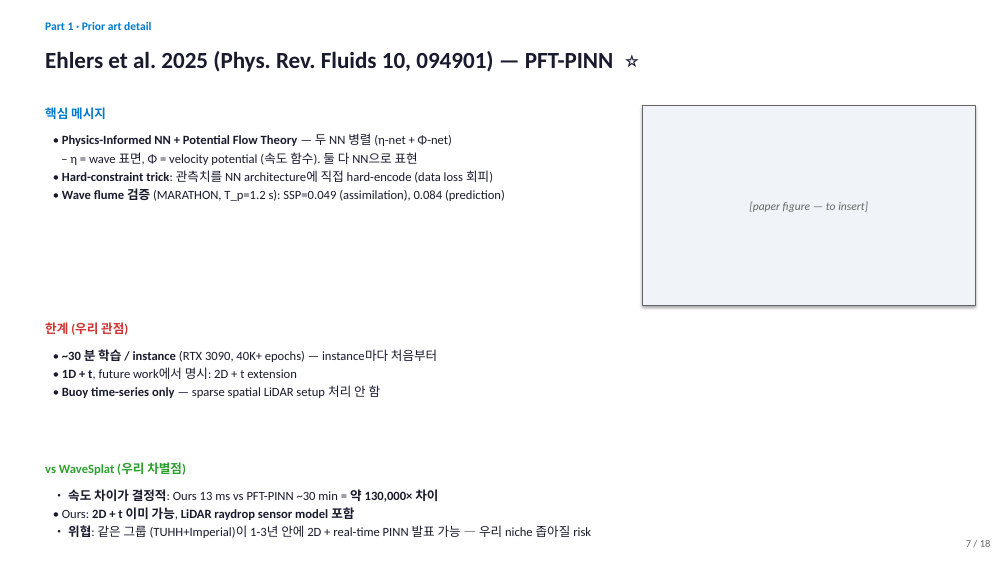
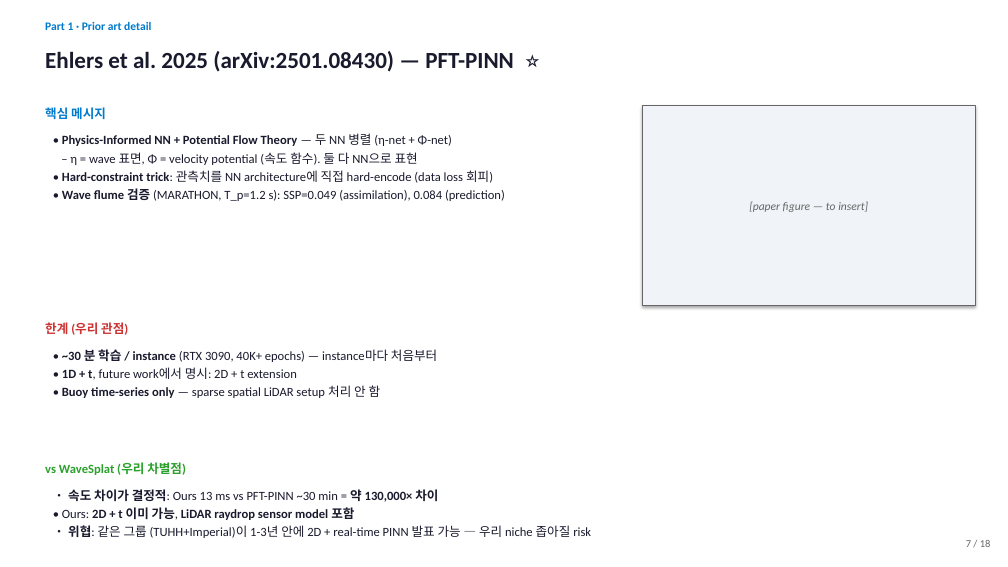
Before and after one commit to SAEYONGPARK94/wavesplat, a slide deck: slide 7 of wavesplat/docs/labmeeting_2026_05_13.pptx. Drawn at 1008x567 pixels with LibreOffice and Linux fonts; fonts in the diff are those of the drawing. Boxes give left, top, right and bottom in pixels: in the first picture for what was removed or moved away, otherwise in the second. Text is boxed around its words. In the diff, an @@ line names an element or a change of style, - is before the commit and + after.

```diff
--- a/wavesplat/docs/labmeeting_2026_05_13.pptx
+++ b/wavesplat/docs/labmeeting_2026_05_13.pptx
@@ text at (45,51,514,72): text changed @@
-Ehlers et al. 2025 (Phys. Rev. Fluids 10, 094901) — PFT-PINN ⭐
+Ehlers et al. 2025 (arXiv:2501.08430) — PFT-PINN ⭐
```
Also in this commit, not shown: 3 other slides changed, 1 other file.
